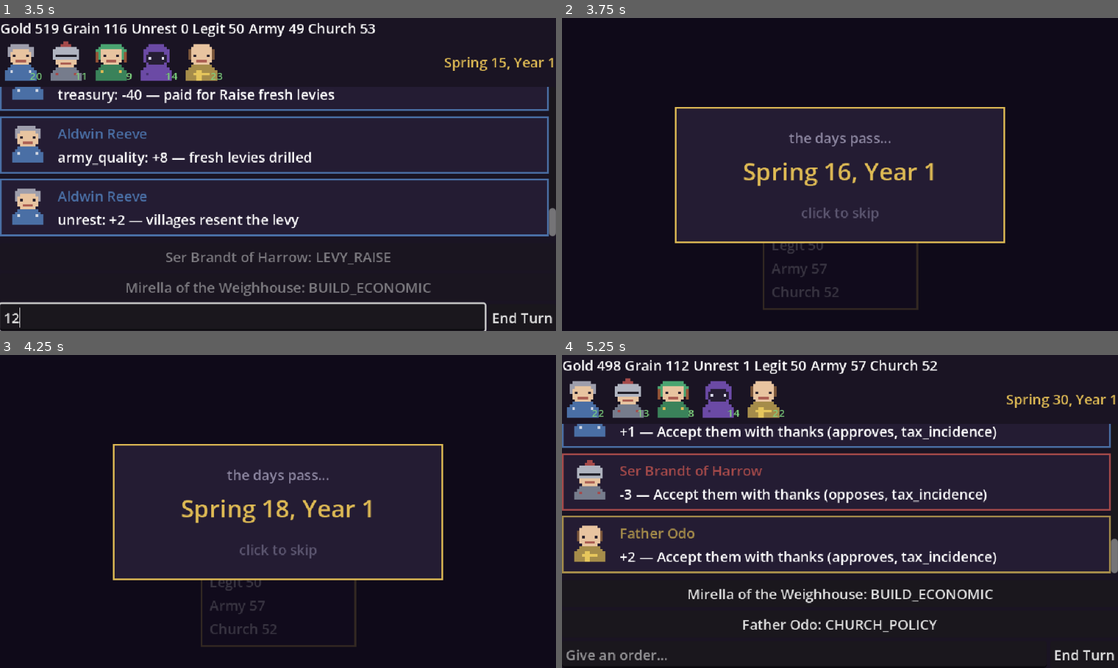
Above: before the commit, frames 1-4 (two rows, left to right).
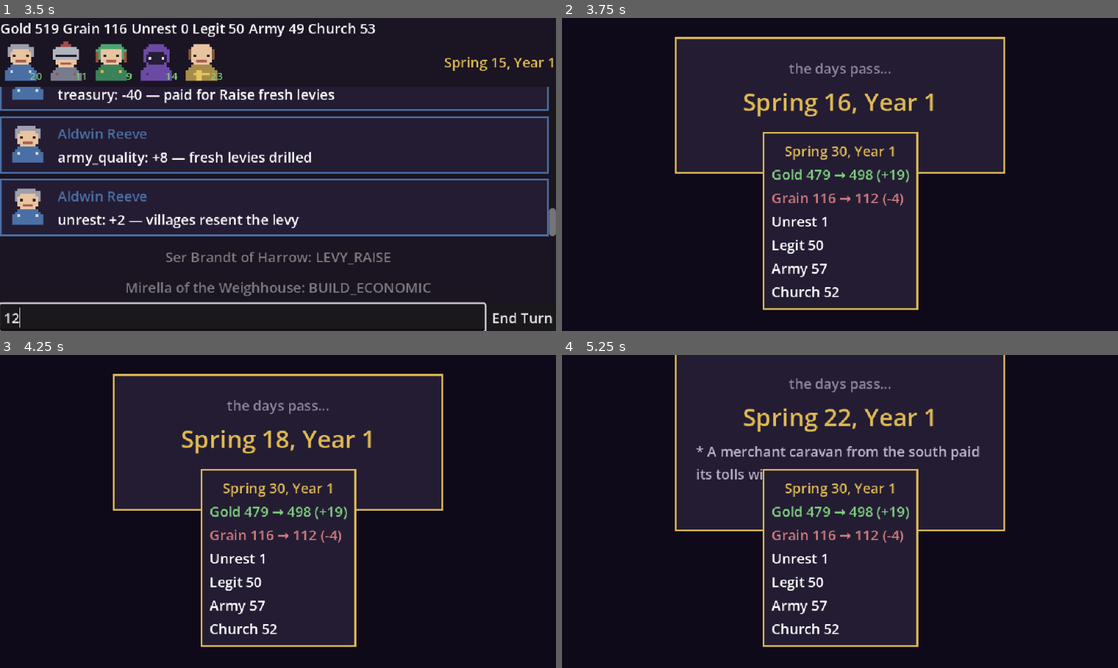
Above: after the commit, the same moments.

Repository: samuelzhang1201/game_design
Game: Godot game, scene res://scenes/game_root.tscn
The game is run twice, just before and just after one commit, with the same random seed, the same clock (stepped at 60 frames per second) and the same inputs.
Inputs (mouse positions are in pixels of both pictures, inside the frame that each line leads up to):
- Up to frame 1 (3.5 s): tap Space at 0.5 s; move the mouse to (400, 158) at 0.52 s; hold Shift 0.53-1.25 s; click (400, 158) at 0.67 s; tap Enter (ui_accept) at 0.77 s; click (244, 318) at 1.27 s; type "12" at 1.35 s; click "Burn it publicly" at 2 s; click "Ser Brandt of Harrow: LEVY_RA…" at 2.75 s
- Up to frame 2 (3.75 s): click "End Turn" at 3.5 s
- Up to frame 3 (4.25 s): no input
- Up to frame 4 (5.25 s): tap Enter (ui_accept) at 4.25 s; drag from (840, 511) to (812, 574) at 4.27 s; click (840, 558) at 5 s, where only the run before the commit has a clickable "Accept them with thanks"

Frame 1 is identical in both runs. In frame 2, 25% of the frame differs, in the area x 20-80%, y 6-94%; in frame 3, 25%; in frame 4, 37%, in the area x 0-100%, y 0-98%.

Commit message:
fix: DayRunScreen card was hidden behind the overlay's dim rect
Code review found the brief's own child order (bg -> card -> overlay) let
CalendarOverlay's full-rect 82%-opacity dim ColorRect paint over the
KingdomCard for the entire interlude, hiding the numbers R9 says should stay
visible while the days pass. Reorder to bg -> overlay -> card so the card
draws last/on top, and add CalendarOverlay.panel_vertical_offset (default 0,
unused by the standalone overlay) so DayRunScreen can lift the overlay's
centered date panel clear of the bottom-anchored card.

Co-Authored-By: Claude Fable 5 <noreply@anthropic.com>
Claude-Session: https://claude.ai/code/session_018r9884tT7xdRwHXuYPSJgU

Diff:
--- a/scripts/ui/calendar_overlay.gd
+++ b/scripts/ui/calendar_overlay.gd
@@ -11,6 +11,12 @@
 ## R6: pacing comes from balance (dayrun_day_seconds); slower, readable.
 var day_seconds := 0.22
 const NEWS_DAYS := [4, 9, 14]
+
+## Set BEFORE the overlay enters the tree to shift the centered date panel
+## up/down (e.g. DayRunScreen offsets it clear of the bottom-anchored
+## KingdomCard). Default 0 keeps the overlay's standalone centered layout
+## unchanged.
+var panel_vertical_offset := 0.0
 
 var date_label: Label
 var season_label: Label
@@ -55,6 +61,7 @@
 	panel.grow_horizontal = Control.GROW_DIRECTION_BOTH
 	panel.grow_vertical = Control.GROW_DIRECTION_BOTH
 	panel.mouse_filter = Control.MOUSE_FILTER_IGNORE
+	panel.position.y += panel_vertical_offset
 	add_child(panel)
 	var col := VBoxContainer.new()
 	col.add_theme_constant_override("separation", 8)
--- a/scripts/ui/day_run_screen.gd
+++ b/scripts/ui/day_run_screen.gd
@@ -14,15 +14,21 @@
 	bg.color = Color("1a1423")
 	bg.set_anchors_and_offsets_preset(Control.PRESET_FULL_RECT)
 	add_child(bg)
+	# overlay before card: the overlay's full-rect dim ColorRect would
+	# otherwise paint over the card and hide it for the whole interlude
+	# (defeats R9 - the numbers are meant to stay visible while the days
+	# pass). panel_vertical_offset also lifts the overlay's centered date
+	# panel clear of the bottom-anchored card so they don't overlap.
+	overlay = CalendarOverlay.new()
+	overlay.panel_vertical_offset = -80.0
+	overlay.finished.connect(func(): finished.emit())
+	add_child(overlay)
 	card = load("res://scenes/kingdom_card.tscn").instantiate()
 	card.set_anchors_and_offsets_preset(Control.PRESET_CENTER_BOTTOM)
 	card.grow_horizontal = Control.GROW_DIRECTION_BOTH
 	card.grow_vertical = Control.GROW_DIRECTION_BEGIN
 	card.position.y -= 24
 	add_child(card)
-	overlay = CalendarOverlay.new()
-	overlay.finished.connect(func(): finished.emit())
-	add_child(overlay)
 
 func run(report: TickReport) -> void:
 	card.show_changes(Game.state, report.metric_deltas)
--- a/tests/ui/test_day_run.gd
+++ b/tests/ui/test_day_run.gd
@@ -26,3 +26,16 @@
 	add_child_autofree(d)
 	await wait_frames(1)
 	assert_almost_eq(d.overlay.day_seconds, Game.data.bal("dayrun_day_seconds"), 0.001)
+
+## Guard against the card being hidden behind the overlay's full-rect dim
+## ColorRect (defeats R9 - the numbers must stay visible while the days
+## pass): the card must draw above the overlay, and the overlay's centered
+## date panel must be shifted clear of the bottom-anchored card.
+func test_card_draws_above_overlay_dim_and_panel_is_offset() -> void:
+	Game.start_campaign(42)
+	var d: DayRunScreen = load("res://scenes/day_run.tscn").instantiate()
+	add_child_autofree(d)
+	await wait_frames(1)
+	assert_gt(d.card.get_index(), d.overlay.get_index(),
+		"card must draw above the overlay's dim so it stays visible")
+	assert_almost_eq(d.overlay.panel_vertical_offset, -80.0, 0.1)
